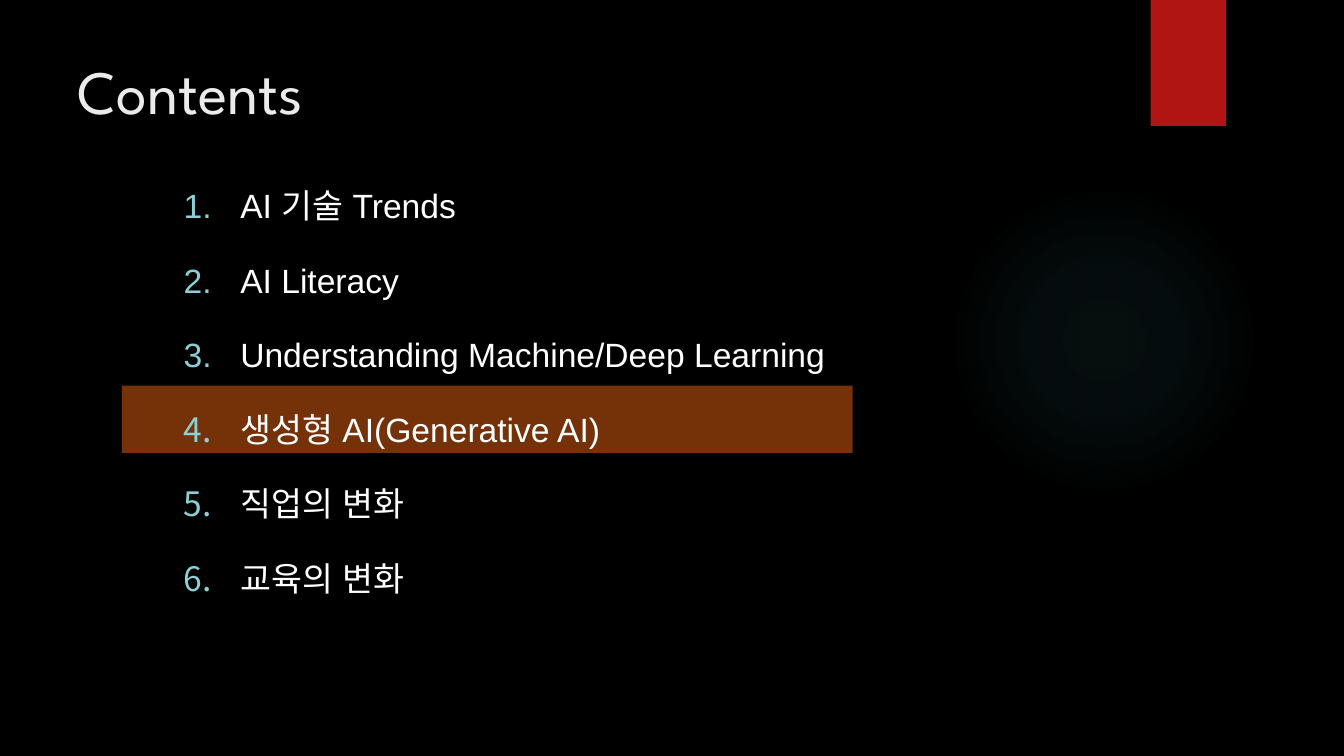
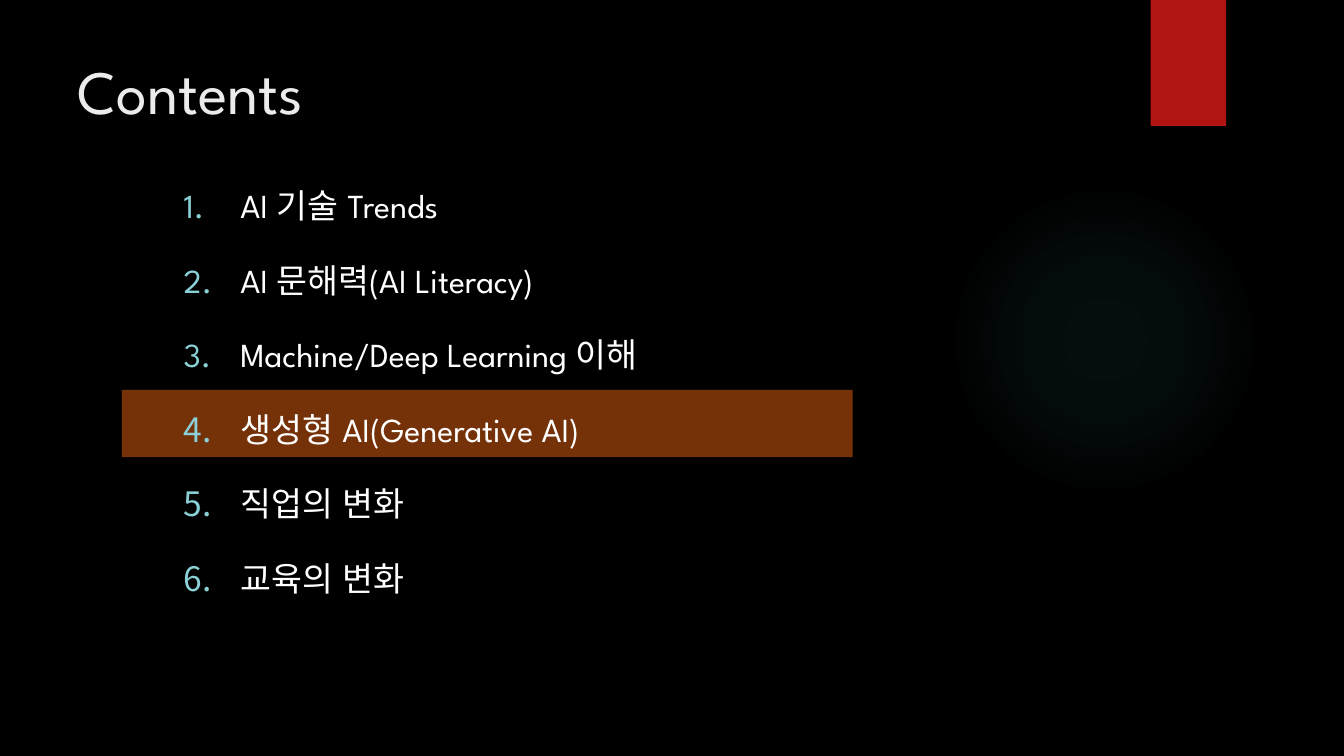
Before and after one commit to ancestor9/Introduction-to-BigData-Analysis, a slide deck: slide 25 of AI 역량강화.pptx (slide 22 before the commit). Drawn at 1344x756 pixels with LibreOffice and Linux fonts; fonts in the diff are those of the drawing; background and template pictures are left out. Boxes give left, top, right and bottom in pixels: in the first picture for what was removed or moved away, otherwise in the second. Text is boxed around its words. In the diff, an @@ line names an element or a change of style, - is before the commit and + after.

```diff
--- a/AI 역량강화.pptx
+++ b/AI 역량강화.pptx
@@ subtitle at bbox=[240, 190, 580, 594]: font Arial to League Spartan in "AI 기술 Trends", "생성형 AI(Generative AI)", "직업의 변화", "교육의 변화" @@
@@ subtitle at bbox=[240, 265, 637, 375]: text changed; font Arial to League Spartan @@
-2. AI Literacy
-3. Understanding Machine/Deep Learning
+2. AI 문해력(AI Literacy)
+3. Machine/Deep Learning 이해
@@ rectangle: place and size @@
-rectangle at bbox=[122, 386, 853, 454]
+rectangle at bbox=[122, 390, 853, 458]
```
Also in this commit, not shown: 37 other slides changed, 6 slides added, 1 slide removed, 1 other file.
